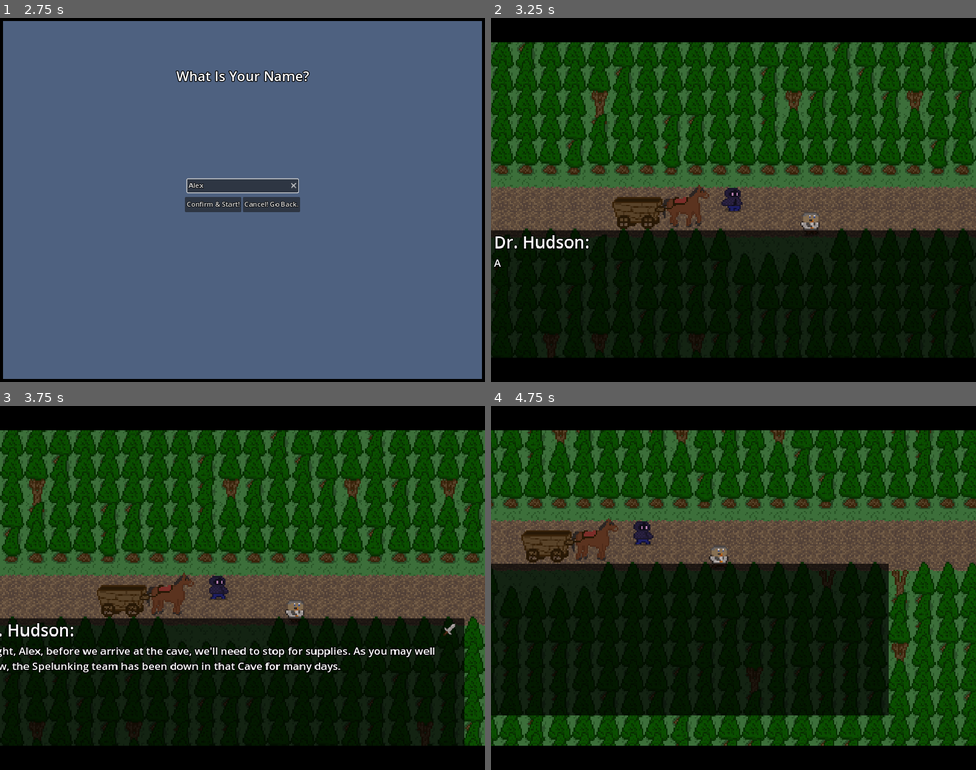
Above: before the commit, frames 1-4 (two rows, left to right).
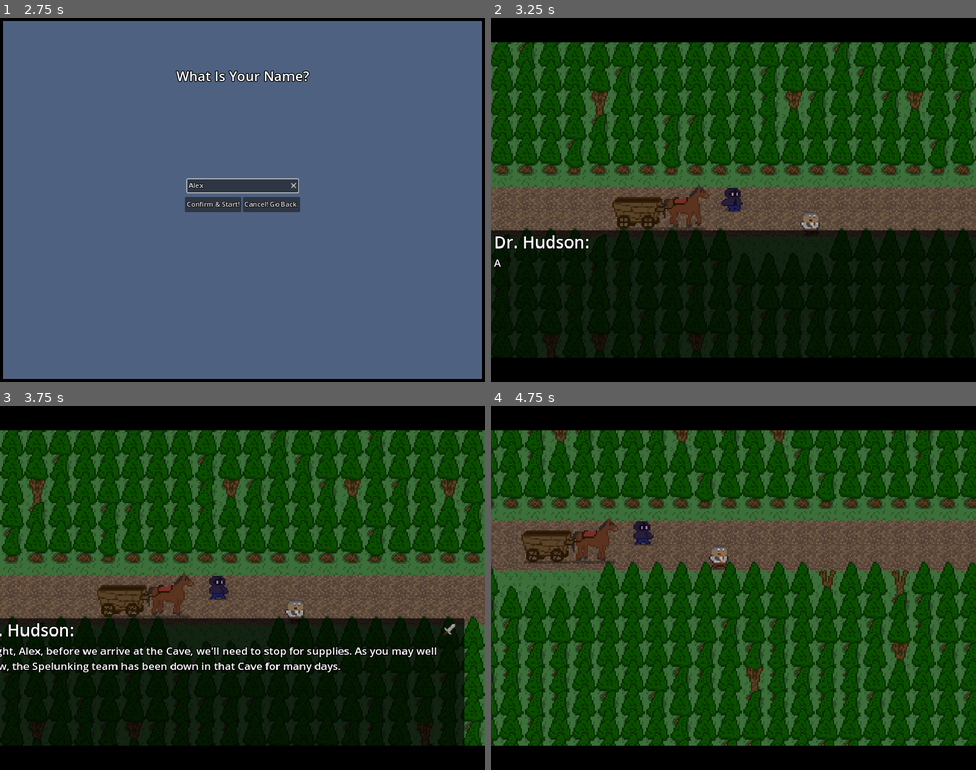
Above: after the commit, the same moments.

Repository: 123outerme/Shards-of-Grandeur
Game: Godot game, scene res://GameScenes/MainMenu.tscn
The game is run twice, just before and just after one commit, with the same random seed, the same clock (stepped at 60 frames per second) and the same inputs.
Inputs (mouse positions are in pixels of both pictures, inside the frame that each line leads up to):
- Up to frame 1 (2.75 s): click "New Game" at 0.5 s; click (242, 185) at 1.27 s; type "Alex" at 1.35 s; click "New Game" at 2 s
- Up to frame 2 (3.25 s): click "Confirm & Start!" at 2.75 s
- Up to frame 3 (3.75 s): hold D (move_right) from 3.53 s (still down); hold F (game_decline) from 3.53 s (still down)
- Up to frame 4 (4.75 s): tap Space (game_interact) at 3.8, 4.35 s; release D (move_right) at 4.28 s; release F (game_decline) at 4.28 s; hold S (move_down) from 4.28 s (still down); tap F (game_decline) at 4.55 s

Frame 1 is identical in both runs. In frame 2, less than 0.1% of the frame differs, in the area x 25-45%, y 57-59%; in frame 3, 0.8%; in frame 4, 34%, in the area x 0-82%, y 42-85%.

Commit message:
Tweaked horse cart art; fixed cutscene textbox re-drawing speaker name

Diff:
--- a/GameData/cutscenes/intro_scene/intro_cutscene.tres
+++ b/GameData/cutscenes/intro_scene/intro_cutscene.tres
@@ -11,7 +11,7 @@
 actorTweens = Array[Resource("res://Scripts/Cutscenes/ActorTween.gd")]([])
 actorAnims = Array[ExtResource("1_ak7bs")]([])
 endTextBoxSpeaker = "Dr. Hudson"
-endTextBoxTexts = Array[String](["Alright, @, before we arrive at the cave, we'll need to stop for supplies. As you may well know, the Spelunking team has been down in that Cave for many days.", "Once we get to them, we'll load up the cart with Shards and take them back to the city. We're depending on you to keep the convoy safe until we reach home again.", "Wait... What's that up ahead?"])
+endTextBoxTexts = Array[String](["Alright, @, before we arrive at the Cave, we'll need to stop for supplies. As you may well know, the Spelunking team has been down in that Cave for many days.", "Once we get to them, we'll load up the cart with Shards and take them back to the city. We're depending on you to keep the convoy safe until we reach home again."])
 endTextBoxPauses = false
 endHoldCamera = false
 
@@ -94,7 +94,7 @@
 actorTweens = Array[Resource("res://Scripts/Cutscenes/ActorTween.gd")]([])
 actorAnims = Array[ExtResource("1_ak7bs")]([SubResource("Resource_a6k65"), SubResource("Resource_fl5al"), SubResource("Resource_607oc")])
 endTextBoxSpeaker = "Dr. Hudson"
-endTextBoxTexts = Array[String](["It's a Giant Rat on the trail! It looks hungry, but don't let it eat us!"])
+endTextBoxTexts = Array[String](["What? Is that a Giant Rat on the trail? It looks hungry, but don't let it eat us!"])
 endTextBoxPauses = true
 endHoldCamera = false
 
--- a/GameData/cutscenes/intro_scene/intro_exit_cutscene.tres
+++ b/GameData/cutscenes/intro_scene/intro_exit_cutscene.tres
@@ -29,7 +29,7 @@
 actorTweens = Array[Resource("res://Scripts/Cutscenes/ActorTween.gd")]([])
 actorAnims = Array[ExtResource("1_lebiy")]([SubResource("Resource_g5yml"), SubResource("Resource_8a4bs"), SubResource("Resource_weg8t")])
 endTextBoxSpeaker = "Dr. Hudson"
-endTextBoxTexts = Array[String](["Oh dear, you look beat up. You should heal up and see if there's a blacksmith in town. A good set of armor might really save our skin someday."])
+endTextBoxTexts = Array[String](["Oh dear, you look beat up. You should heal up and see if there's a blacksmith in town. A good set of armor might really save your skin someday.", "I sure am glad this Cave entrance popped up so close to the capital. We need to hurry, before it closes up and moves again!"])
 endTextBoxPauses = false
 endHoldCamera = true
 
--- a/Scripts/Player/PlayerController.gd
+++ b/Scripts/Player/PlayerController.gd
@@ -165,7 +165,7 @@
 	elif len(cutsceneTexts) > 0:
 		cutsceneTextBoxIndex += 1
 		if cutsceneTextBoxIndex < len(cutsceneTexts):
-			textBox.set_textbox_text(cutsceneTexts[cutsceneTextBoxIndex], cutsceneSpeaker)
+			textBox.advance_textbox(cutsceneTexts[cutsceneTextBoxIndex])
 		else:
 			cutsceneTextBoxIndex = 0
 			cutsceneTexts = []
Binary file changed: Graphics/characters/horse_cart/horse_cart_stand.png
Binary file changed: Graphics/characters/horse_cart/horse_cart_walk.png
